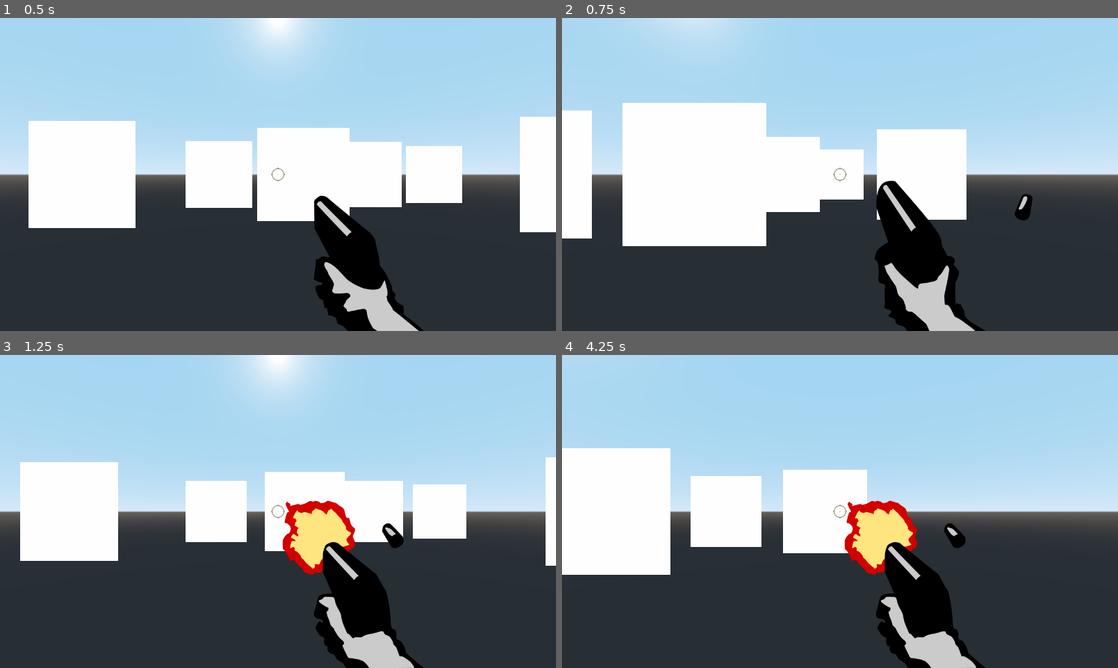
Above: before the commit, frames 1-4 (two rows, left to right).
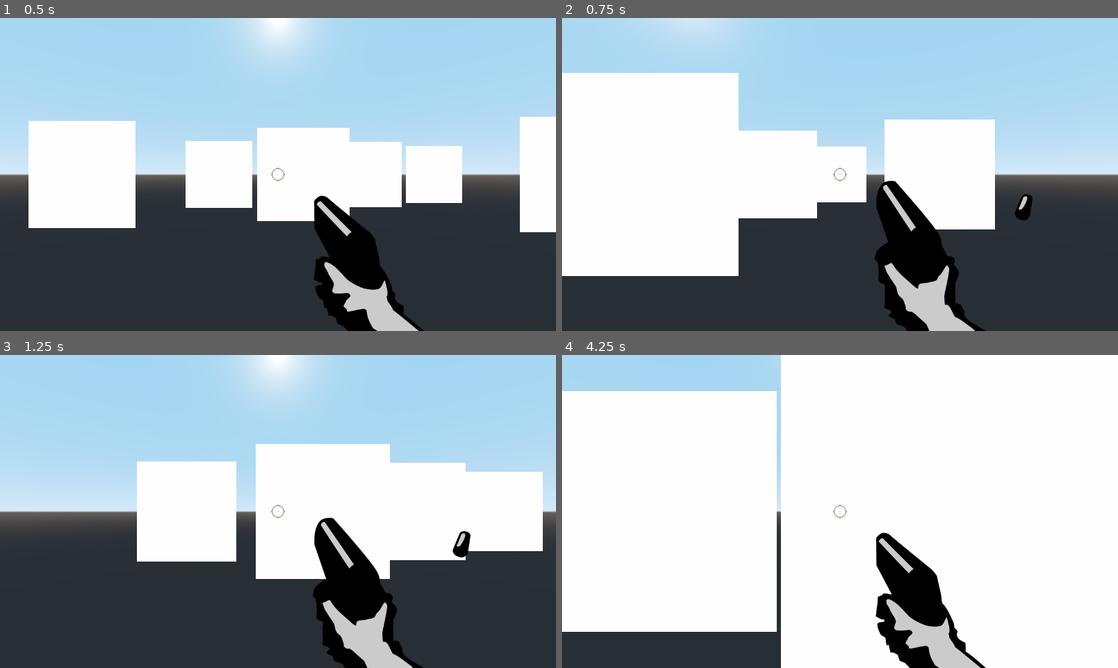
Above: after the commit, the same moments.

Repository: Dhruvvvvv58/DoomGame
Game: Godot game, scene res://World.tscn
The game is run twice, just before and just after one commit, with the same random seed, the same clock (stepped at 60 frames per second) and the same inputs.
Inputs (mouse positions are in pixels of both pictures, inside the frame that each line leads up to):
- Up to frame 1 (0.5 s): no input
- Up to frame 2 (0.75 s): move the mouse to (867, 174) at 0.52 s; press the mouse at (867, 174) at 0.53 s; hold W (move_forwards) from 0.53 s (still down)
- Up to frame 3 (1.25 s): keep holding W (move_forwards)
- Up to frame 4 (4.25 s): keep holding W (move_forwards); move the mouse to (812, 511) at 1.27 s; release the mouse at (812, 511) at 1.28 s; click (812, 511) at 1.35 s; move the mouse to (851, 505) at 2.02 s; press the mouse at (851, 505) at 2.03 s; move the mouse to (834, 517) at 2.77 s; release the mouse at (834, 517) at 2.78 s; click (834, 517) at 2.85 s; move the mouse to (878, 514) at 3.52 s; press the mouse at (878, 514) at 3.53 s

Frame 1 is identical in both runs. In frame 2, 13% of the frame differs, in the area x 0-78%, y 17-83%; in frame 3, 24%; in frame 4, 73%, in the area x 0-100%, y 0-100%.

Commit message:
This was for changing player speed as it felt slow

Diff:
--- a/Player.gd
+++ b/Player.gd
@@ -1,6 +1,6 @@
 extends KinematicBody
 
-const MOVE_SPEED = 4
+const MOVE_SPEED = 10
 const MOUSE_SENS = 0.5
 
 onready var anim_player = $AnimationPlayer
